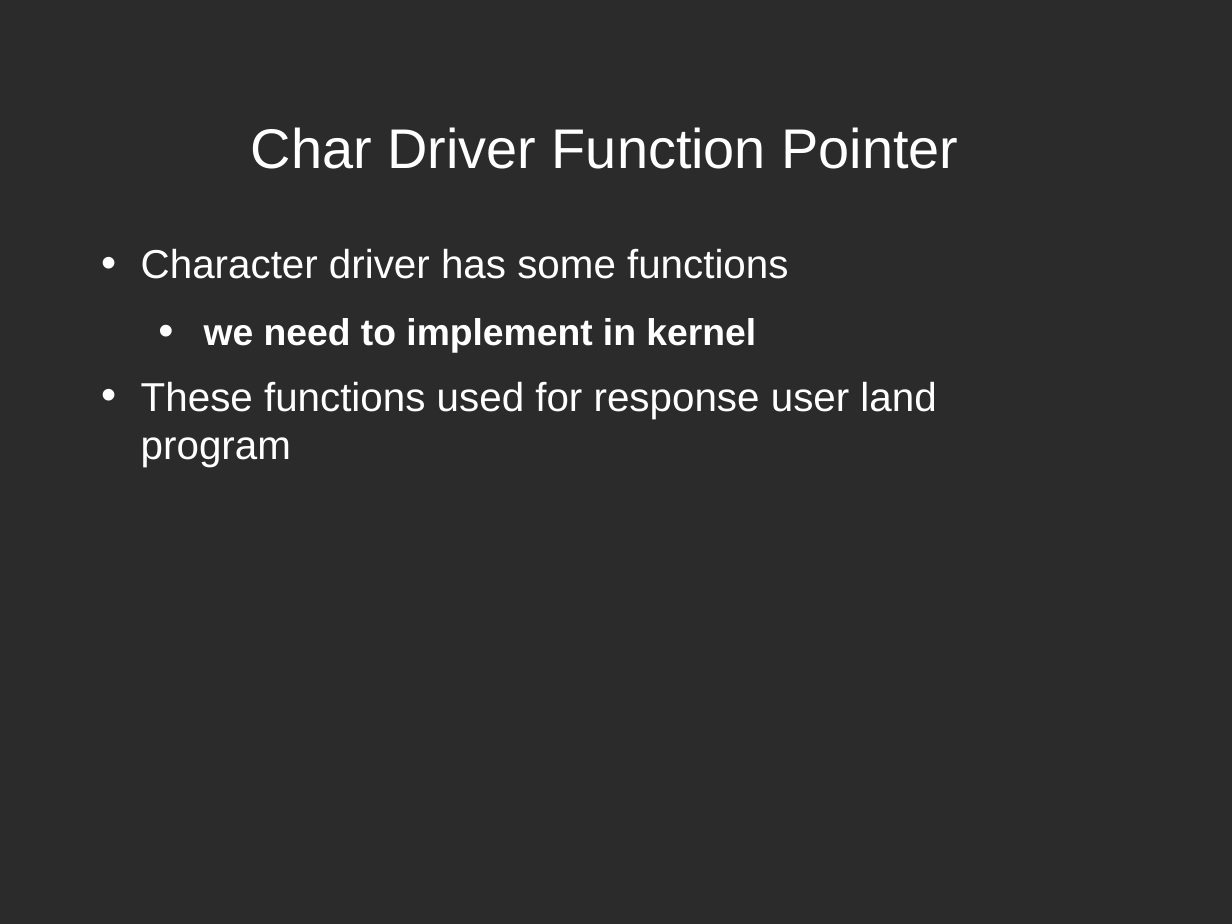
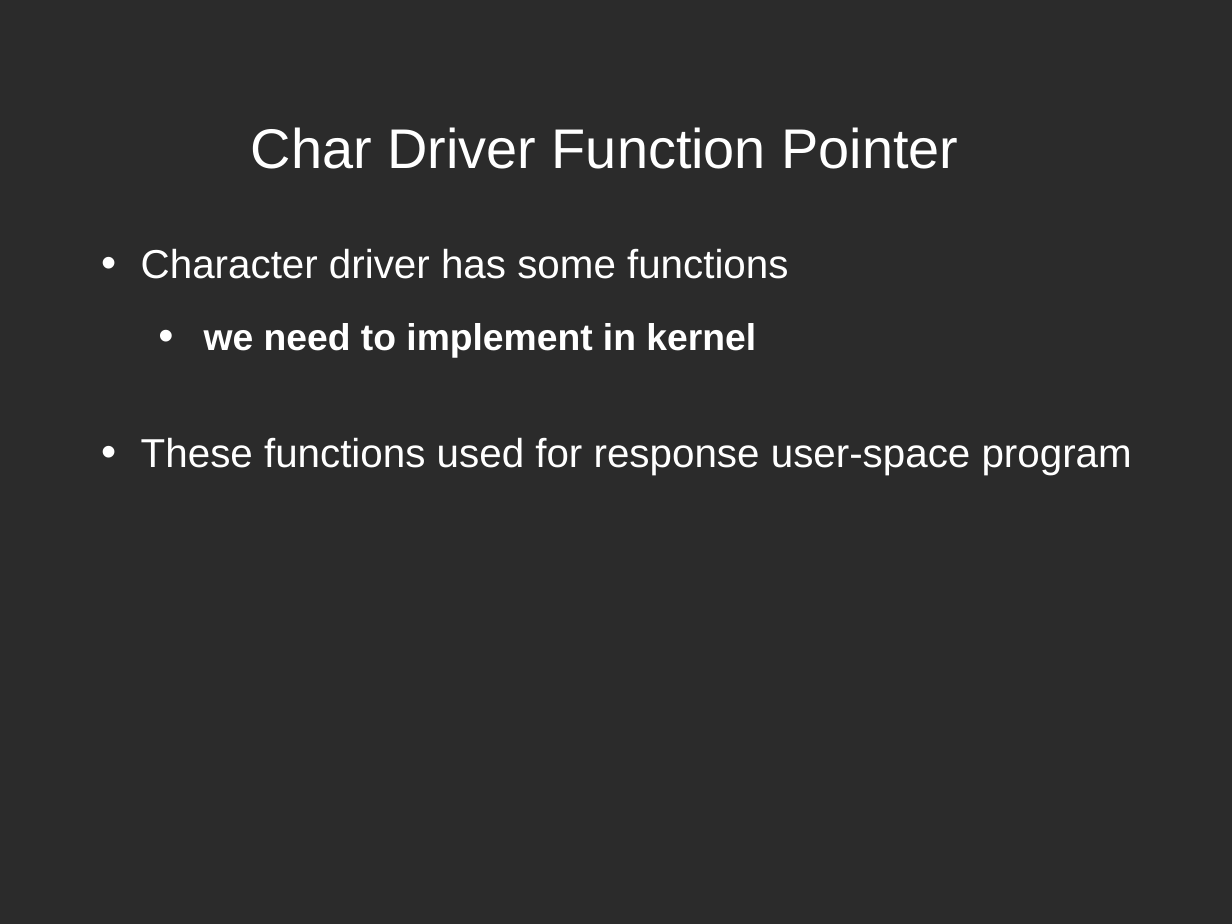
Before and after one commit to xlloss/embedded_linux_cadtc, a slide deck: slide 30 of linux_driver/present/2-driver-basic/2-2_Char_Drivers.odp (slide 29 before the commit). Drawn at 1232x924 pixels with LibreOffice and Linux fonts; fonts in the diff are those of the drawing; background and template pictures are left out; a plain dark background stands for a picture behind light text. Boxes give left, top, right and bottom in pixels: in the first picture for what was removed or moved away, otherwise in the second. Text is boxed around its words. In the diff, an @@ line names an element or a change of style, - is before the commit and + after.

```diff
--- a/linux_driver/present/2-driver-basic/2-2_Char_Drivers.odp
+++ b/linux_driver/present/2-driver-basic/2-2_Char_Drivers.odp
@@ text at <box>141,248,788,358</box>: more space between paragraphs @@
@@ text at <box>141,437,1132,475</box>: text changed @@
-• These functions used for response user land
-  program
+• These functions used for response user-space program
```
Also in this commit, not shown: 11 other slides changed, 1 slide added, 1 slide removed, 27 other files.
